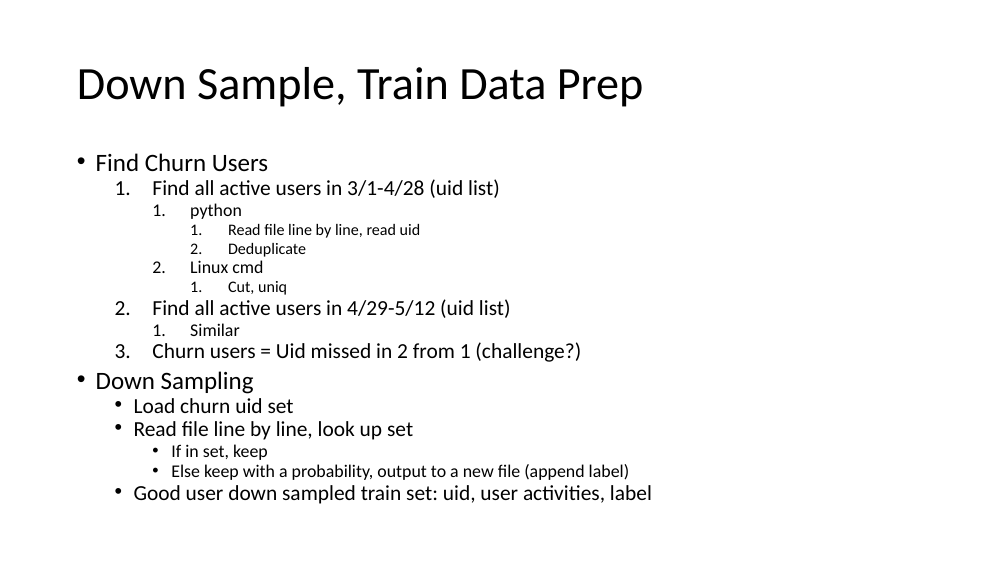
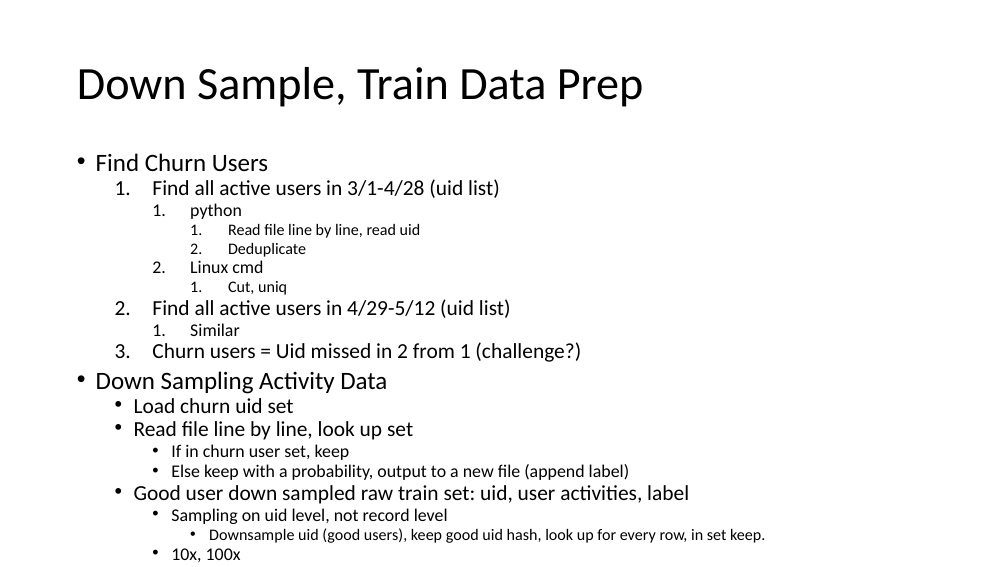
Before and after one commit to johnnyds/music_box, a slide deck: slide 3 of project_plan.pptx. Drawn at 1008x567 pixels with LibreOffice and Linux fonts; fonts in the diff are those of the drawing. Boxes give left, top, right and bottom in pixels: in the first picture for what was removed or moved away, otherwise in the second. Text is boxed around its words. In the diff, an @@ line names an element or a change of style, - is before the commit and + after.

```diff
--- a/project_plan.pptx
+++ b/project_plan.pptx
@@ text at [96,371,387,394]: text changed @@
-• Down Sampling
+• Down Sampling Activity Data
@@ text at [171,444,350,460]: text changed @@
-    • If in set, keep
+    • If in churn user set, keep
@@ text at [134,485,765,562]: text changed; size 20.4 to 15.3 pt @@
-  • Good user down sampled train set: uid, user activities, label
+  • Good user down sampled raw train set: uid, user activities, label
+    • Sampling on uid level, not record level
+      • Downsample uid (good users), keep good uid hash, look up for every row, in set keep.
+    • 10x, 100x
```
Also in this commit, not shown: 3 slides added, 1 other file.
